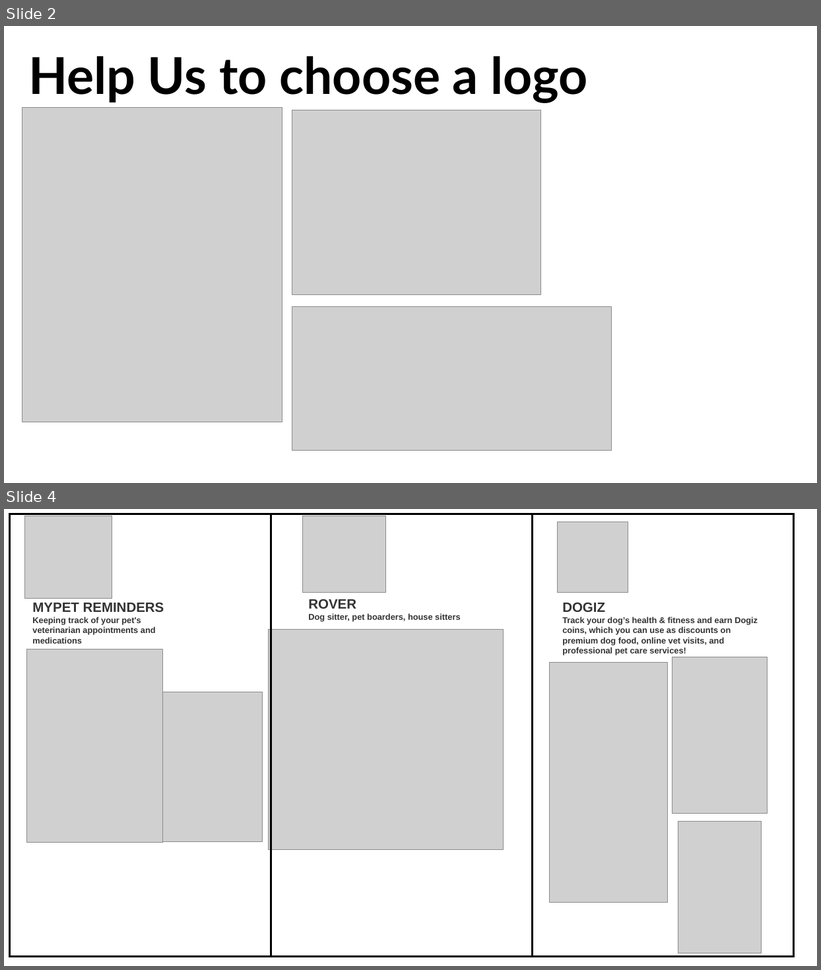
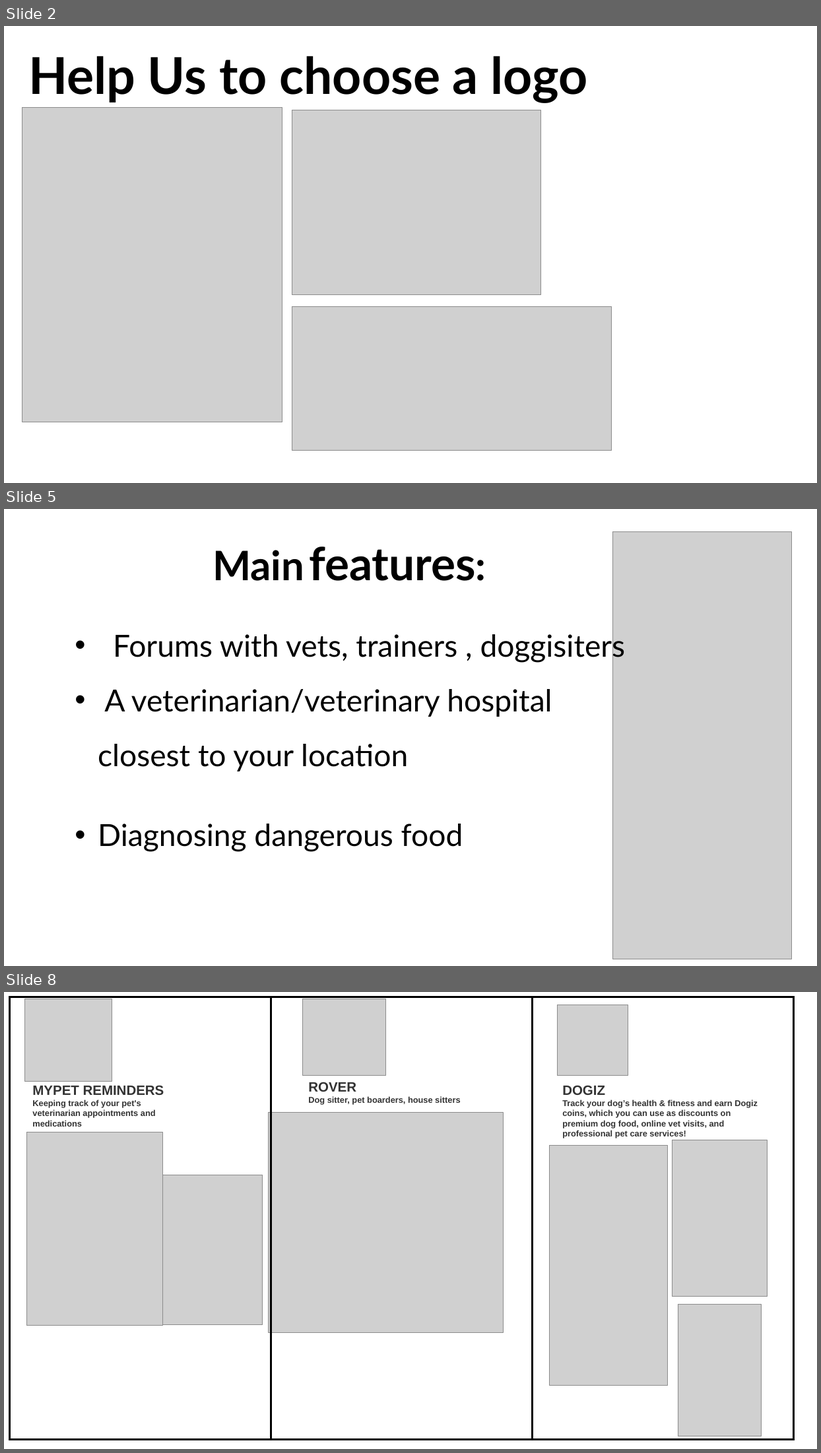
Before and after one commit to tamarben77/WoofWisdomApp, a slide deck: Woof_Wisdom.pptx. Shown one above the other, each under a label of ours: slides 2 and 4 before the commit, slides 2, 5 and 8 after it; the slides between them are not shown. The pictures are 821x970 and 821x1453 pixels, drawn with LibreOffice and Linux fonts; fonts in the diff are those of the drawing; grey boxes stand for pictures. Boxes give left, top, right and bottom in pixels: in the first picture for what was removed or moved away, otherwise in the second. Text is boxed around its words. In the diff, an @@ line names an element or a change of style, - is before the commit and + after.

```diff
--- a/Woof_Wisdom.pptx
+++ b/Woof_Wisdom.pptx
@@ slide 5 added at (4, 509, 817, 966), background #FFFFFF @@
@@ text added at (98, 547, 626, 852), 36 pt, text #000000 @@
+Main features:
+• Forums with vets, trainers , doggisiters
+• A veterinarian/veterinary hospital closest to your location
+• Diagnosing dangerous food
@@ picture added at (613, 532, 793, 960) @@
@@ what was slide 4 is now slide 8 @@
```
Also in this commit, not shown: 5 slides changed, 3 other slides added.
